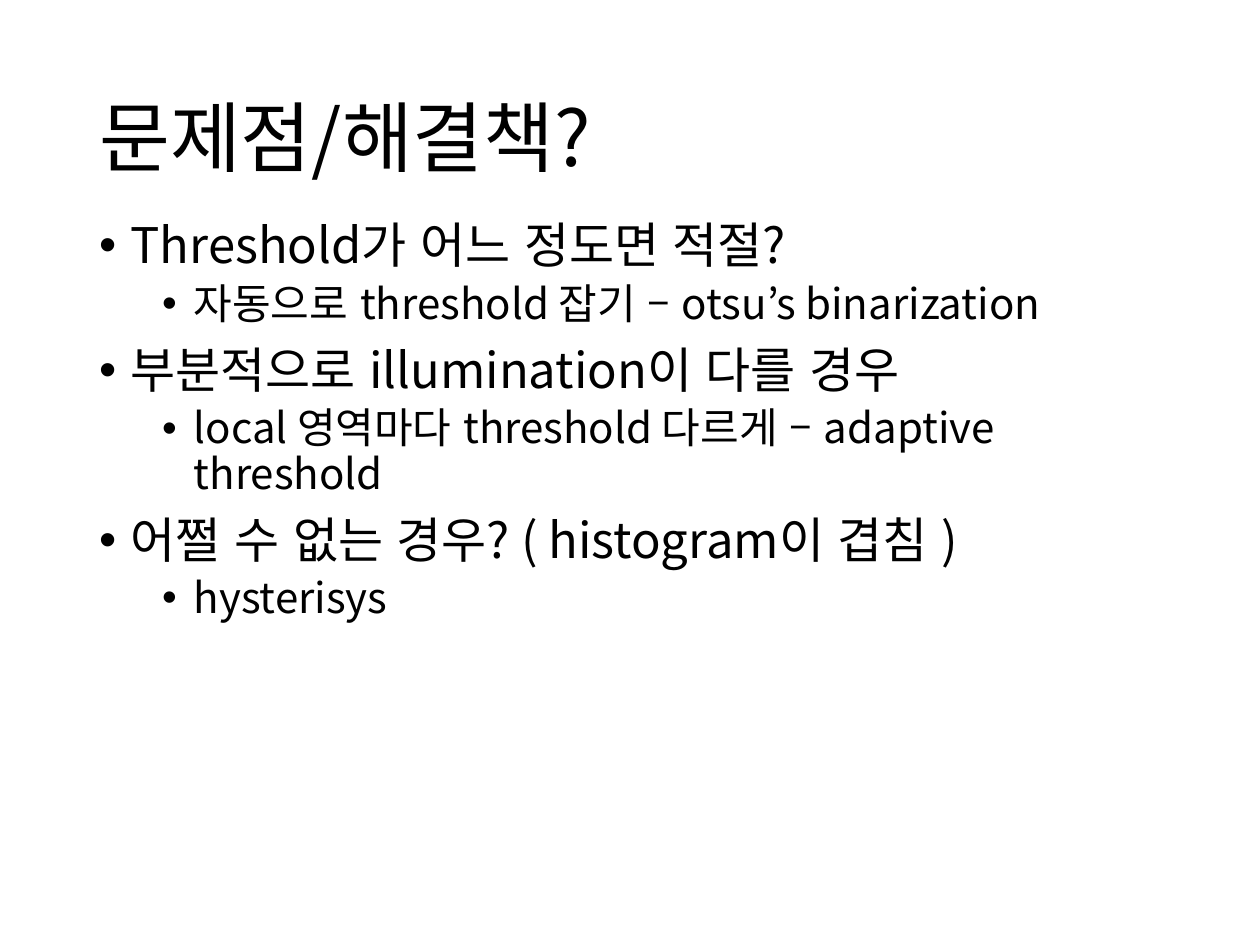
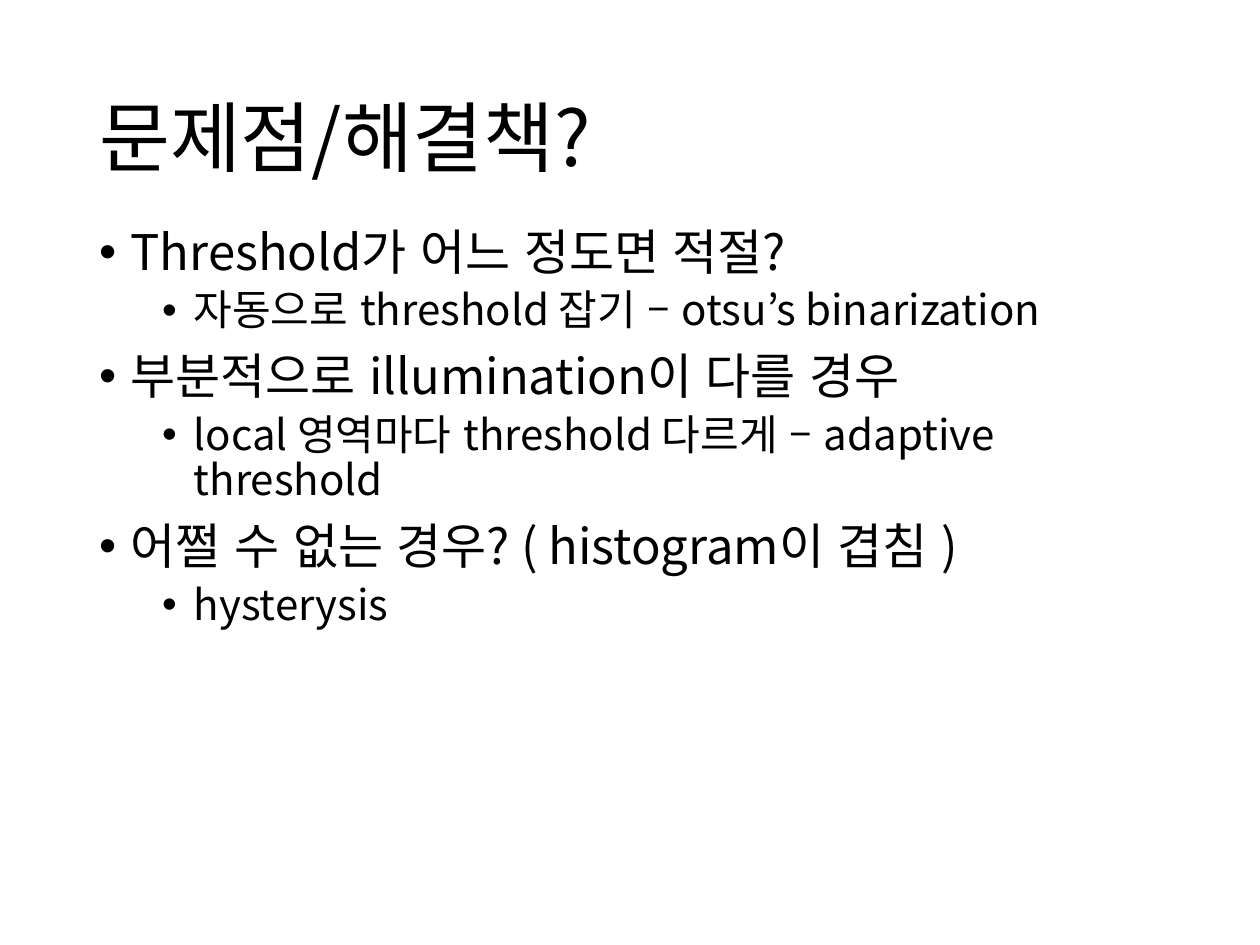
Before and after one commit to boy1089/MyProject, a slide deck: slide 3 of thresholding.pptx. Drawn at 1260x945 pixels with LibreOffice and Linux fonts; fonts in the diff are those of the drawing. Boxes give left, top, right and bottom in pixels: in the first picture for what was removed or moved away, otherwise in the second. Text is boxed around its words. In the diff, an @@ line names an element or a change of style, - is before the commit and + after.

```diff
--- a/thresholding.pptx
+++ b/thresholding.pptx
@@ text "Threshold가 어느 정도면 적절?": place and size @@
-text "Threshold가 어느 정도면 적절?" at bbox=[131, 222, 1040, 623]
+text "Threshold가 어느 정도면 적절?" at bbox=[131, 229, 1040, 630]
@@ text at bbox=[194, 586, 389, 630]: text changed @@
-  • hysterisys
+  • hysterysis
```
Also in this commit, not shown: 7 other slides changed, 9 slides added, 2 slides removed.
